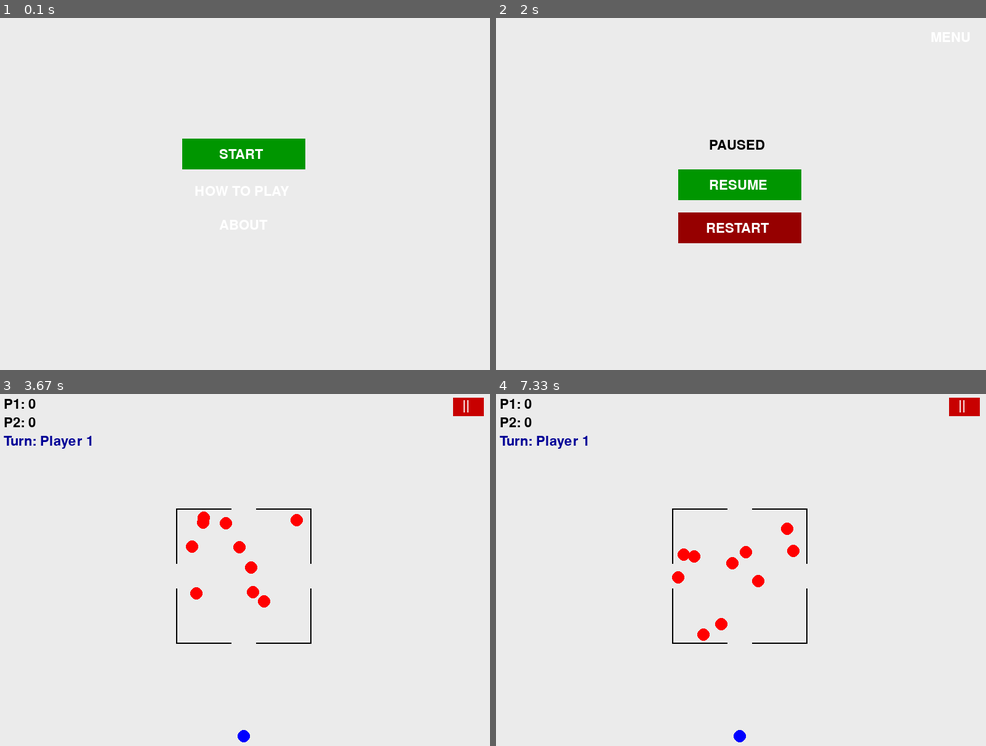
Above: before the commit, frames 1-4 (two rows, left to right).
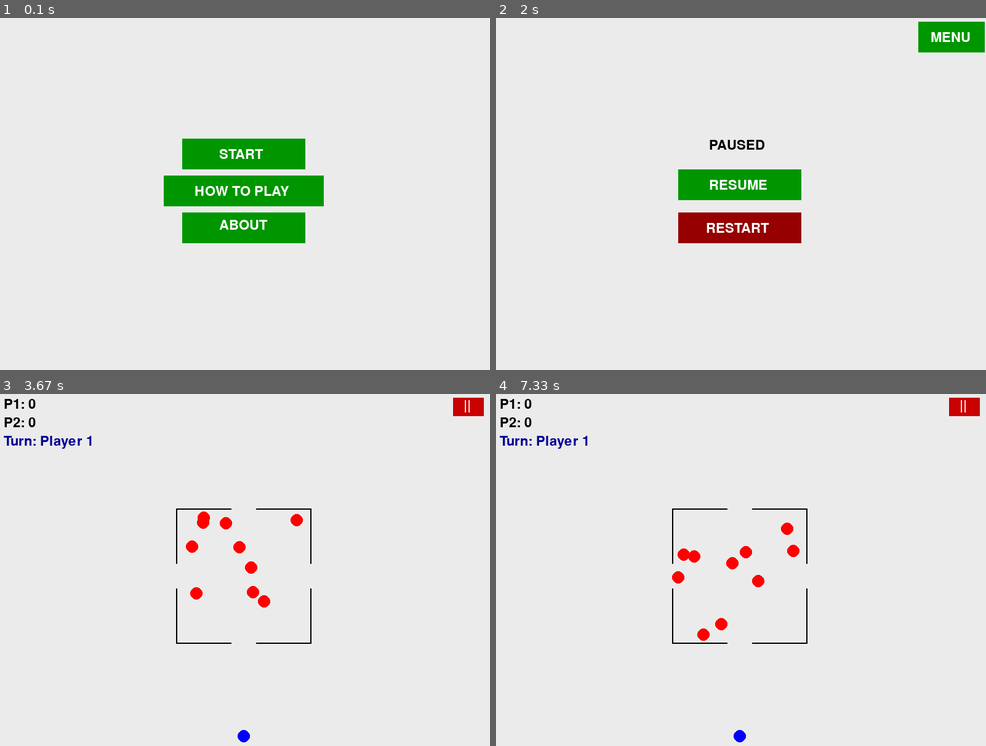
Above: after the commit, the same moments.

Repository: fotsingmatakouhuguette-gif/HUGUETTE-project
Game: pygame game, started from test 3.py
Same seed, same stepped clock (60 frames per second), same inputs: the game is played once before the commit and once after it.
Inputs (mouse positions are in pixels of both pictures, inside the frame that each line leads up to):
- Up to frame 1 (0.1 s): no input
- Up to frame 2 (2 s): press the mouse at (741, 155) at 0.37 s; move the mouse to (662, 222) at 0.47 s; release the mouse at (584, 285) at 0.6 s; press the mouse at (966, 32) at 0.7 s; move the mouse to (765, 169) at 0.8 s; release the mouse at (564, 306) at 0.93 s; click "RESTART" at 1.05 s; click (638, 141) at 1.38 s; press the mouse at (966, 32) at 1.7 s; move the mouse to (804, 60) at 1.8 s; release the mouse at (643, 88) at 1.93 s
- Up to frame 3 (3.67 s): press the mouse at (245, 559) at 2.03 s; move the mouse to (333, 580) at 2.13 s; release the mouse at (421, 601) at 2.27 s; press the mouse at (470, 408) at 2.37 s; move the mouse to (416, 474) at 2.47 s; release the mouse at (367, 545) at 2.6 s; press the mouse at (245, 605) at 2.7 s; move the mouse to (186, 541) at 2.8 s; release the mouse at (127, 478) at 2.93 s; press the mouse at (470, 408) at 3.03 s; move the mouse to (441, 453) at 3.13 s; release the mouse at (416, 503) at 3.27 s; press the mouse at (245, 605) at 3.37 s; move the mouse to (254, 640) at 3.47 s; release the mouse at (264, 675) at 3.6 s
- Up to frame 4 (7.33 s): press the mouse at (966, 408) at 3.7 s; move the mouse to (824, 545) at 3.8 s; release the mouse at (687, 686) at 3.93 s; press the mouse at (741, 559) at 4.03 s; move the mouse to (765, 566) at 4.13 s; release the mouse at (790, 570) at 4.27 s; press the mouse at (966, 408) at 4.37 s; move the mouse to (775, 541) at 4.47 s; release the mouse at (579, 675) at 4.6 s; press the mouse at (741, 559) at 4.7 s; move the mouse to (667, 534) at 4.8 s; release the mouse at (594, 506) at 4.93 s; press the mouse at (966, 408) at 5.03 s; move the mouse to (760, 555) at 5.13 s; release the mouse at (559, 703) at 5.27 s; click (799, 573) at 5.38 s; press the mouse at (966, 408) at 5.7 s; move the mouse to (785, 471) at 5.8 s; release the mouse at (603, 534) at 5.93 s; press the mouse at (741, 559) at 6.53 s; move the mouse to (672, 562) at 6.63 s; release the mouse at (603, 562) at 6.77 s; press the mouse at (966, 408) at 6.87 s; move the mouse to (794, 489) at 6.97 s; release the mouse at (628, 570) at 7.1 s; press the mouse at (741, 605) at 7.2 s; move the mouse to (804, 619) at 7.3 s

The runs differ from the first frame. In frame 1, 4.8% of the frame differs, in the area x 33-67%, y 44-64%; in frame 2, 1.1%; in frame 3, less than 0.1%; in frame 4, less than 0.1%.

Commit message:
Update test 3.py
updating the  game from the local file thus correcting buttons that did not showed up

Diff:
--- a/test 3.py
+++ b/test 3.py
@@ -150,14 +150,14 @@
                 if resume_button_rect.collidepoint(mouse_pos):
                     game_state = PLAYING
                 elif restart_button_rect.collidepoint(mouse_pos):
-                    reset_game()#restart game from pause
+                    reset_game()
 
             elif game_state == GAME_OVER:
                 if restart_button_rect.collidepoint(mouse_pos):
                     reset_game()
             elif menu_button_rect.collidepoint(mouse_pos):
                 if game_state in (HOW_TO_PLAY,ABOUT,GAME_OVER,PAUSED):
-                    game_state=MENU # Return to menu from various states
+                    game_state=MENU
 
         if event.type == pygame.MOUSEBUTTONUP and aiming and game_state == PLAYING:
             aiming = False
@@ -234,9 +234,12 @@
 
     if game_state == MENU:
         pygame.draw.rect(screen, (0, 150, 0), start_button_rect)
+        pygame.draw.rect(screen,(0,150,0),about_button_rect)
+        pygame.draw.rect(screen,(0,150,0),how_to_play_button_rect)
         screen.blit(font.render("START", True, (255, 255, 255)), (360, 215))
         screen.blit(font.render("ABOUT",True,(255,255,255)),(360,330))
         screen.blit(font.render("HOW TO PLAY",True,(255,255,255)),(320,275))
+
 
     elif game_state==ABOUT:
         screen.blit(font.render("marbble game created  by nadriekoda",True,(0,0,0)),(200,230))
@@ -254,6 +257,7 @@
         screen.blit(font.render(f"P1: {scores[0]}", True, (0, 0, 0)), (10, 10))
         screen.blit(font.render(f"P2: {scores[1]}", True, (0, 0, 0)), (10, 40))
         screen.blit(font.render(f"Turn: Player {current_player + 1}", True, (0, 0, 150)), (10, 70))
+
 
         # ---- DRAW GAPS ----
         pygame.draw.rect(screen, (235,235,235),
@@ -274,12 +278,13 @@
             pygame.draw.line(screen, (0, 0, 255), start_pos, (mx, my), 2)
 
         pygame.draw.rect(screen, (200, 0, 0), pause_button_rect)
-        screen.blit(font.render("||", True, (255, 255, 255)), (755, 12))
+        screen.blit(font.render("||", True, (255, 255, 255)), (757, 12))
 
     elif game_state == PAUSED:
         screen.blit(font.render("PAUSED", True, (0, 0, 0)), (350, 200))
         pygame.draw.rect(screen, (0, 150, 0), resume_button_rect)
         pygame.draw.rect(screen, (150, 0, 0), restart_button_rect)
+        pygame.draw.rect(screen, (0, 150, 0), menu_button_rect)
         screen.blit(font.render("RESUME", True, (255, 255, 255)), (350, 265))
         screen.blit(font.render("RESTART", True, (255, 255, 255)), (345, 335))
         screen.blit(font.render("MENU",True,(255,255,255)),(710,25))
@@ -294,7 +299,9 @@
         screen.blit(font.render(winner, True, (0, 150, 0)),
                     (WIDTH // 2 - 100, HEIGHT // 2))
         pygame.draw.rect(screen, (150, 0, 0), restart_button_rect)
+        pygame.draw.rect(screen, (0, 150, 0), menu_button_rect)
         screen.blit(font.render("RESTART", True, (255, 255, 255)), (345, 335))
         screen.blit(font.render("MENU",True,(255,255,255)),(710,25))
 
+
     pygame.display.flip()
